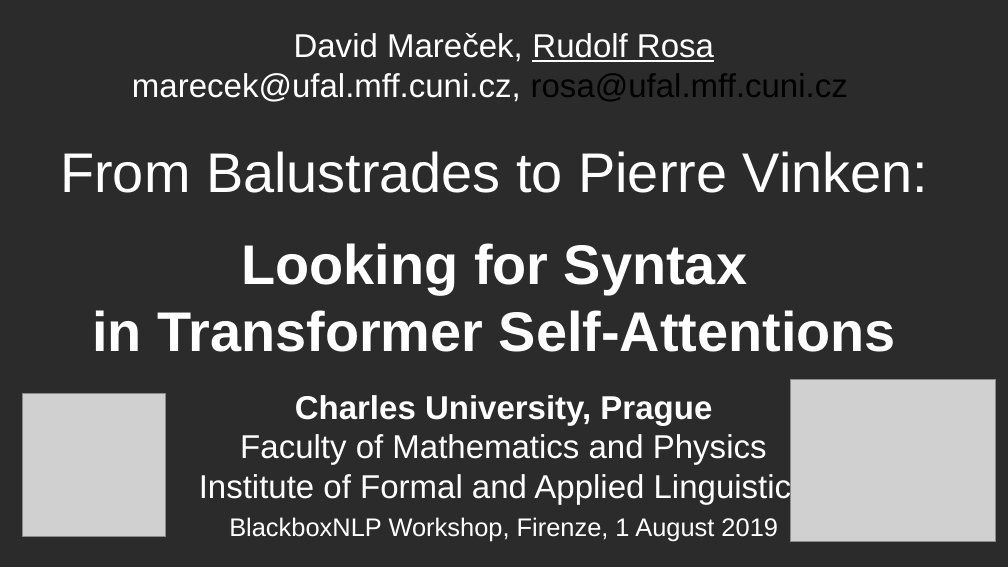
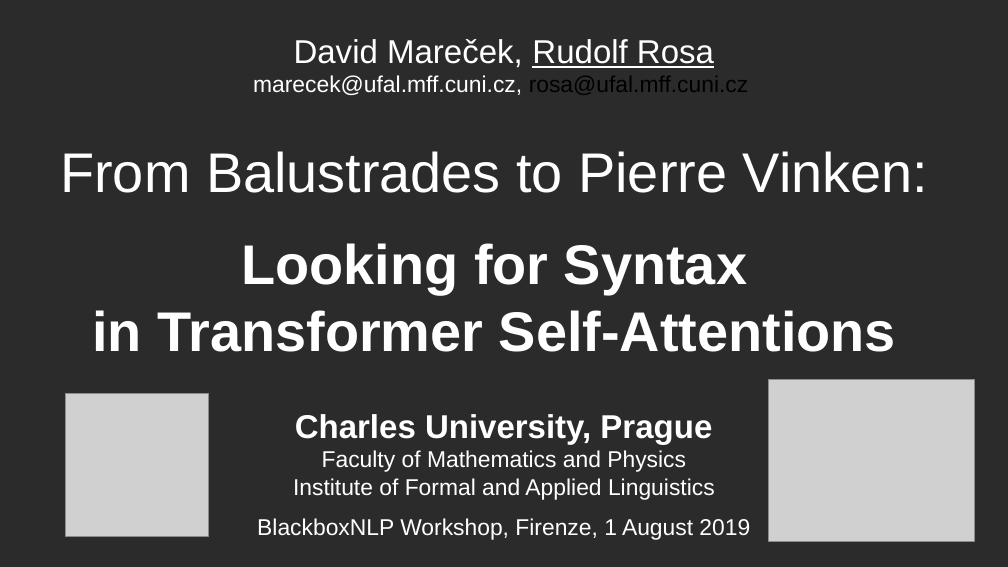
Before and after one commit to ufal/lsd, a slide deck: slide 1 of conferences/2019-blackbox-balustrades/presentation.odp. Drawn at 1008x567 pixels with LibreOffice and Linux fonts; fonts in the diff are those of the drawing; grey boxes stand for pictures; background and template pictures are left out; a plain dark background stands for a picture behind light text. Boxes give left, top, right and bottom in pixels: in the first picture for what was removed or moved away, otherwise in the second. Text is boxed around its words. In the diff, an @@ line names an element or a change of style, - is before the commit and + after.

```diff
--- a/conferences/2019-blackbox-balustrades/presentation.odp
+++ b/conferences/2019-blackbox-balustrades/presentation.odp
@@ text "David Mareček, Rudolf Rosa marecek@ufal.mff.cuni.cz, ..." at [253,39,749,95]: size 26 to 18 pt in "marecek@ufal.mff.cuni.cz, rosa@ufal.mff.cuni.cz" @@
@@ picture: place and size @@
-picture at [791,380,996,542]
+picture at [769,380,974,542]
@@ text "Charles University, Prague Faculty of ...": place and size @@
-text "Charles University, Prague Faculty of ..." at [199,395,808,504]
+text "Charles University, Prague Faculty of ..." at [293,414,715,500]
@@ text "Charles University, Prague Faculty of ..." at [293,414,715,500]: size 26 to 18 pt in "Faculty of Mathematics and Physics Institute of ..." @@
@@ picture: place and size @@
-picture at [23,393,166,536]
+picture at [66,393,209,536]
@@ subtitle "BlackboxNLP Workshop, Firenze, 1 August ..." at [257,518,750,540]: size 20 to 18 pt @@
```
Also in this commit, not shown: 1 other slide changed, 1 other file.
